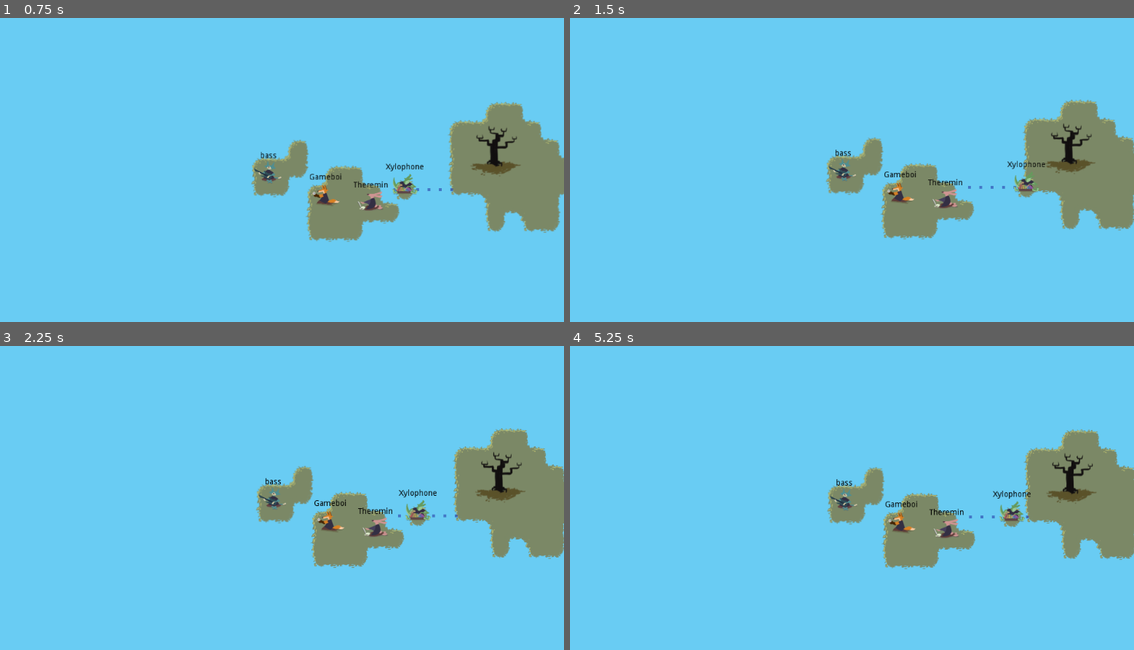
Above: before the commit, frames 1-4 (two rows, left to right).
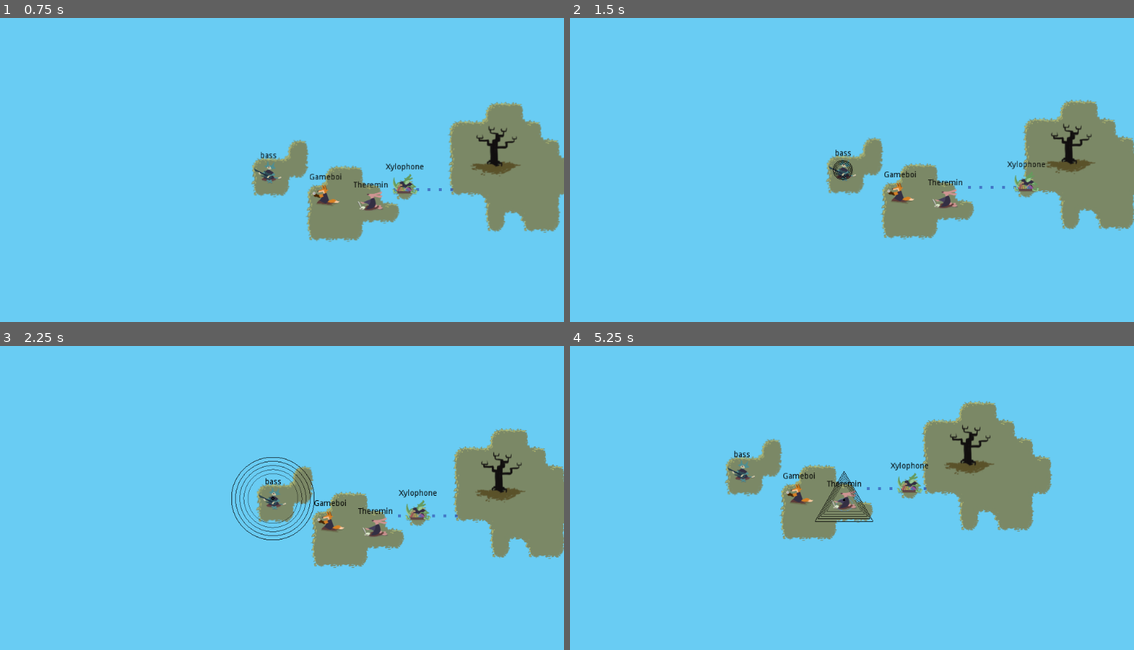
Above: after the commit, the same moments.

Repository: uspgamedev/skyjammers
Game: Godot game, scene res://menus/stage-selector/main.tscn
The game is run twice, just before and just after one commit, with the same random seed, the same clock (stepped at 60 frames per second) and the same inputs. Sound files missing from this copy of the repository are replaced by a short silence.
Inputs:
- Up to frame 1 (0.75 s): click "Stage 01" at 0.5 s
- Up to frame 2 (1.5 s): tap Enter (ui_accept) at 1.25 s; hold Enter (ui_accept) from 1.28 s (still down)
- Up to frame 3 (2.25 s): release Enter (ui_accept) at 2.03 s; tap Space (action_play) at 2.1 s
- Up to frame 4 (5.25 s): tap Enter (ui_accept) at 2.27, 2.3, 2.57, 3.77, 3.8, 4.07 s; hold Enter (ui_accept) 2.78-3.53 s; tap Space (action_play) at 3.6, 5.1 s; hold Enter (ui_accept) 4.28-5.03 s

Frame 1 is identical in both runs. In frame 2, 0.1% of the frame differs, in the area x 46-51%, y 46-54%; in frame 3, 0.6%; in frame 4, 19%, in the area x 27-100%, y 17-74%.
Error before the commit: Attempt to call function 'get_rotation' in base 'null instance' on a null instance. (res://Instruments/Instrument.gd:49)

Commit message:
Fixed BadPolygon and nonexistent node errors

Diff:
--- a/game/Instruments/Instrument.gd
+++ b/game/Instruments/Instrument.gd
@@ -21,7 +21,7 @@
 	var shape = get_node("SoundWaveShape").duplicate()
 	var rot = get_node("SoundWaveShape").get_rotation()
 
-	if weakref(get_node("SoundWaveShape/Rotate")):
+	if get_node("SoundWaveShape").has_node("Rotate"):
 		rot = get_node("SoundWaveShape/Rotate").get_rotation()
 
 	sw.growth = self.growth
@@ -45,7 +45,7 @@
 	var shape = get_node("SoundWaveShape").duplicate()
 	var rot = get_node("SoundWaveShape").get_rotation()
 
-	if weakref(get_node("SoundWaveShape/Rotate")):
+	if get_node("SoundWaveShape").has_node("Rotate"):
 		rot = get_node("SoundWaveShape/Rotate").get_rotation()
 
 	sw.growth = self.growth
--- a/game/Instruments/Xylophone/Xylophone.tscn
+++ b/game/Instruments/Xylophone/Xylophone.tscn
@@ -22,21 +22,6 @@
 
 shape = SubResource( 1 )
 script = ExtResource( 3 )
-
-[node name="Polygon2D" type="Polygon2D" parent="SoundWaveShape" index="0"]
-
-polygon = PoolVector2Array( 0, 0, 0, 0, 0, 0, 0, 0 )
-uv = PoolVector2Array(  )
-color = Color( 1, 1, 1, 1 )
-vertex_colors = PoolColorArray(  )
-offset = Vector2( 0, 0 )
-antialiased = false
-texture = null
-texture_offset = Vector2( 0, 0 )
-texture_scale = Vector2( 1, 1 )
-texture_rotation_degrees = 0.0
-invert_enable = false
-invert_border = 100.0
 
 [node name="Label" type="Label" parent="." index="4"]
 
